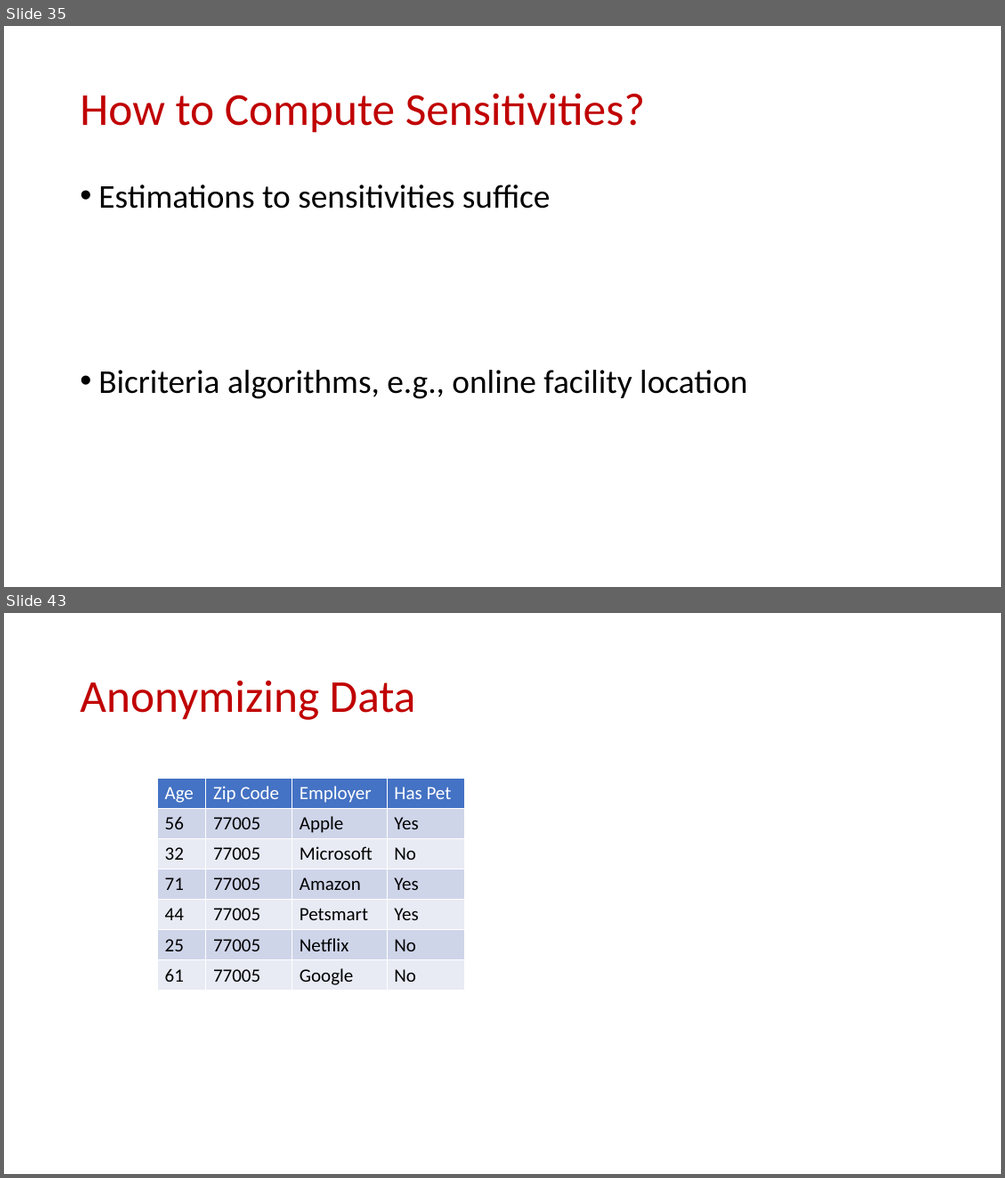
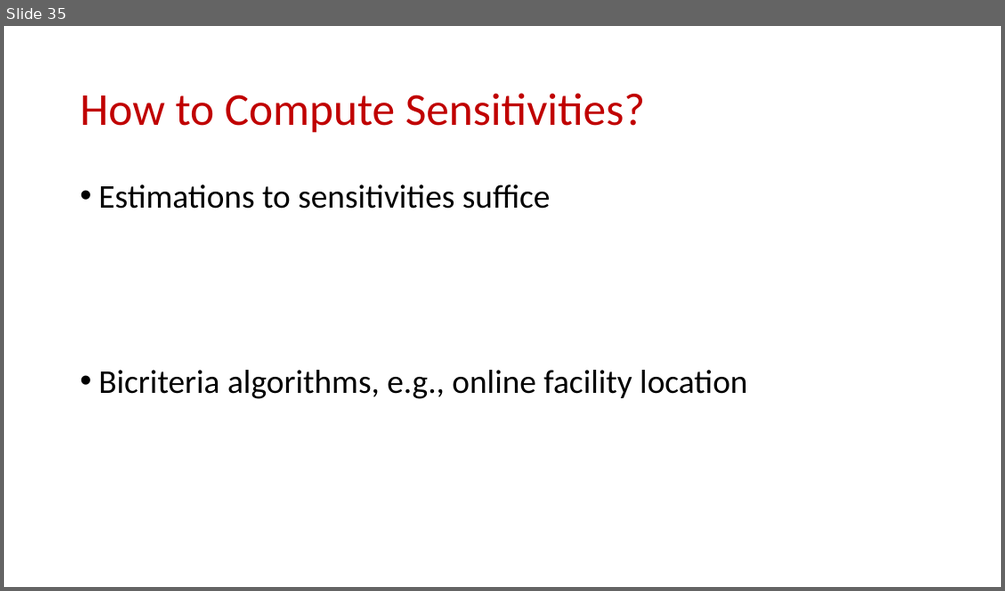
Before and after one commit to samsonzhou/samsonzhou.github.io, a slide deck: CSCE689-23/L25.pptx. Shown one above the other, each under a label of ours: slides 35 and 43 before the commit, slide 35 after it; the slides between them are not shown. The pictures are 1005x1178 and 1005x591 pixels, drawn with LibreOffice and Linux fonts; fonts in the diff are those of the drawing. Boxes give left, top, right and bottom in pixels: in the first picture for what was removed or moved away, otherwise in the second. Text is boxed around its words. In the diff, an @@ line names an element or a change of style, - is before the commit and + after.

```diff
--- a/CSCE689-23/L25.pptx
+++ b/CSCE689-23/L25.pptx
@@ slide 43 removed at (4,613,1001,1174), background #FFFFFF @@
@@ title removed at (80,680,416,720) @@
-Anonymizing Data
@@ table removed at (157,779,465,990), 7 rows, 4 columns @@
-Age | Zip Code | Employer | Has Pet
-56 | 77005 | Apple | Yes
-32 | 77005 | Microsoft | No
-71 | 77005 | Amazon | Yes
-44 | 77005 | Petsmart | Yes
-25 | 77005 | Netflix | No
-61 | 77005 | Google | No
```
Also in this commit, not shown: 24 other slides removed, 3 other files.
